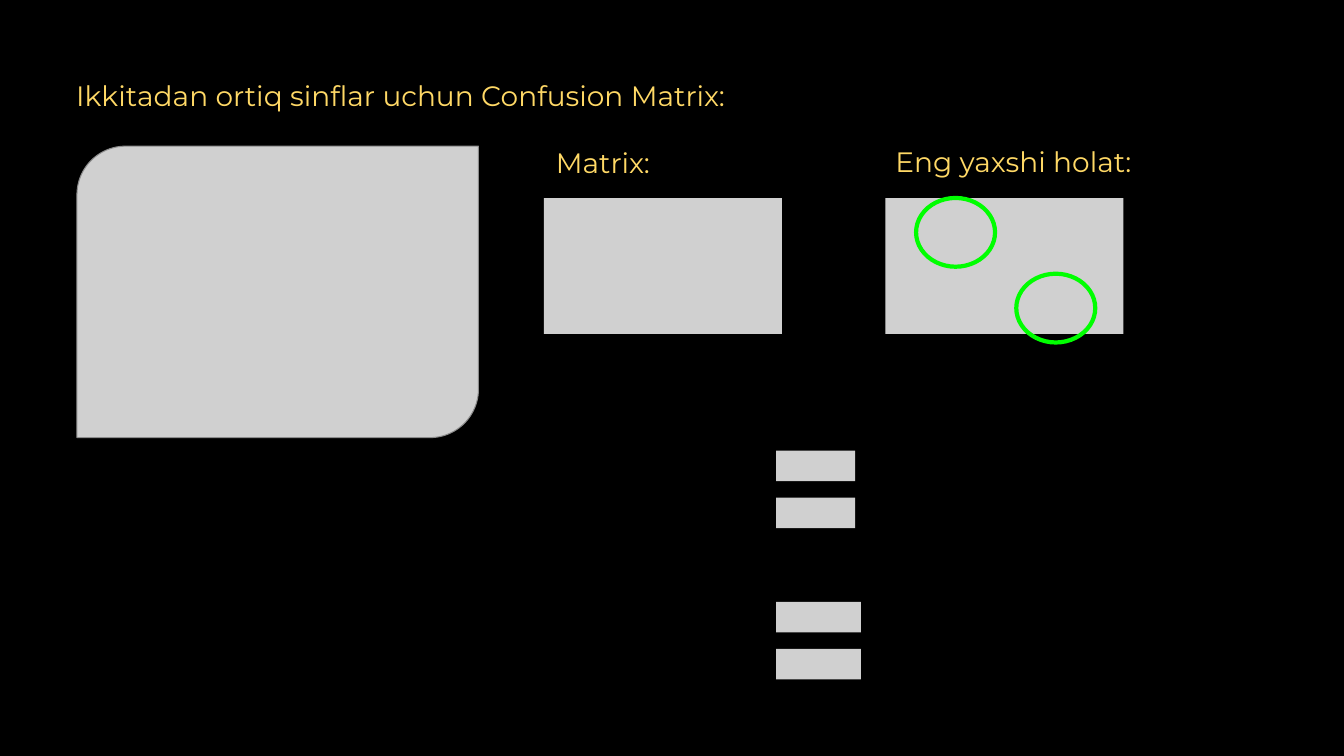
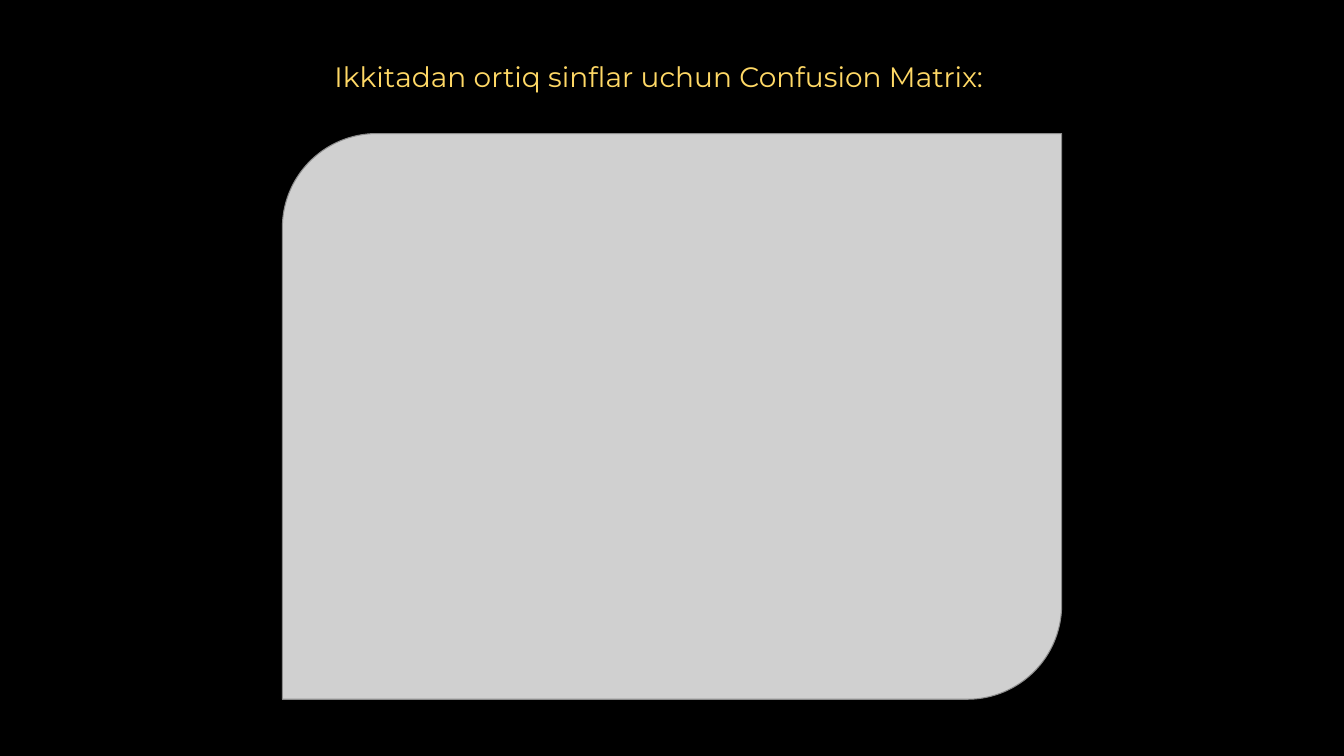
Before and after one commit to iRavshan/Data-Science-and-AI, a slide deck: slide 7 of 10. Klassifikatsiya/1-dars/Klassifikatsiya.pptx. Drawn at 1344x756 pixels with LibreOffice and Linux fonts; fonts in the diff are those of the drawing; grey boxes stand for pictures. Boxes give left, top, right and bottom in pixels: in the first picture for what was removed or moved away, otherwise in the second. Text is boxed around its words. In the diff, an @@ line names an element or a change of style, - is before the commit and + after.

```diff
--- a/10. Klassifikatsiya/1-dars/Klassifikatsiya.pptx
+++ b/10. Klassifikatsiya/1-dars/Klassifikatsiya.pptx
@@ text "Ikkitadan ortiq sinflar uchun Confusion ...": place and size @@
-text "Ikkitadan ortiq sinflar uchun Confusion ..." at (76, 85, 725, 112)
+text "Ikkitadan ortiq sinflar uchun Confusion ..." at (334, 66, 983, 93)
@@ text "Ikkitadan ortiq sinflar uchun Confusion ..." at (334, 66, 983, 93): alignment left to centre @@
@@ picture: place and size @@
-picture at (77, 146, 478, 438)
+picture at (282, 134, 1062, 700)
@@ text removed at (556, 152, 650, 173) @@
-Matrix:
@@ text removed at (895, 151, 1131, 178) @@
-Eng yaxshi holat:
@@ picture removed at (543, 199, 781, 335) @@
@@ picture removed at (885, 199, 1123, 335) @@
@@ ellipse removed at (917, 198, 995, 266) @@
@@ ellipse removed at (1016, 274, 1095, 343) @@
@@ picture removed at (776, 451, 855, 481) @@
@@ picture removed at (776, 498, 855, 528) @@
@@ picture removed at (776, 602, 861, 632) @@
@@ picture removed at (776, 649, 861, 680) @@
```
Also in this commit, not shown: 1 slide added, 3 other files.
